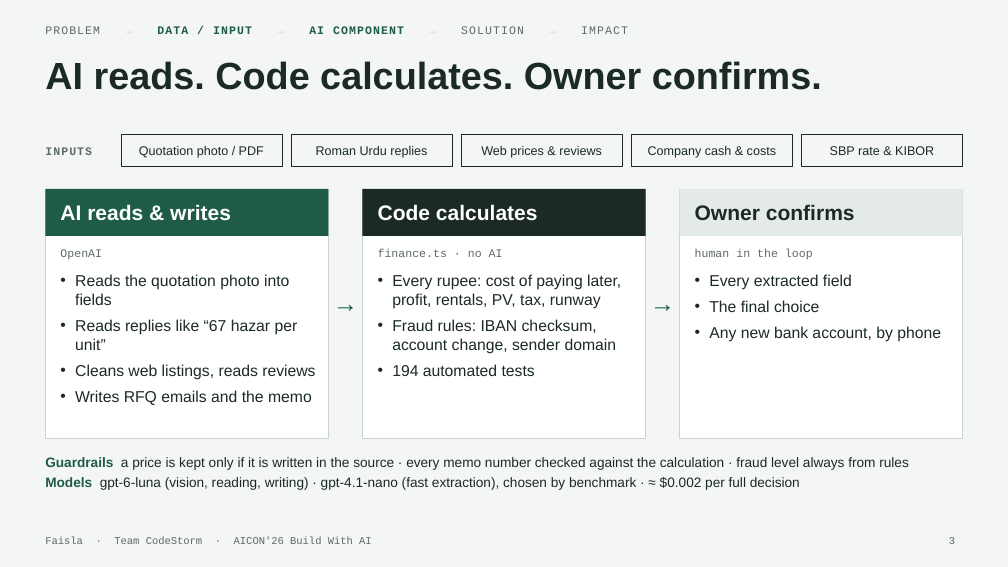
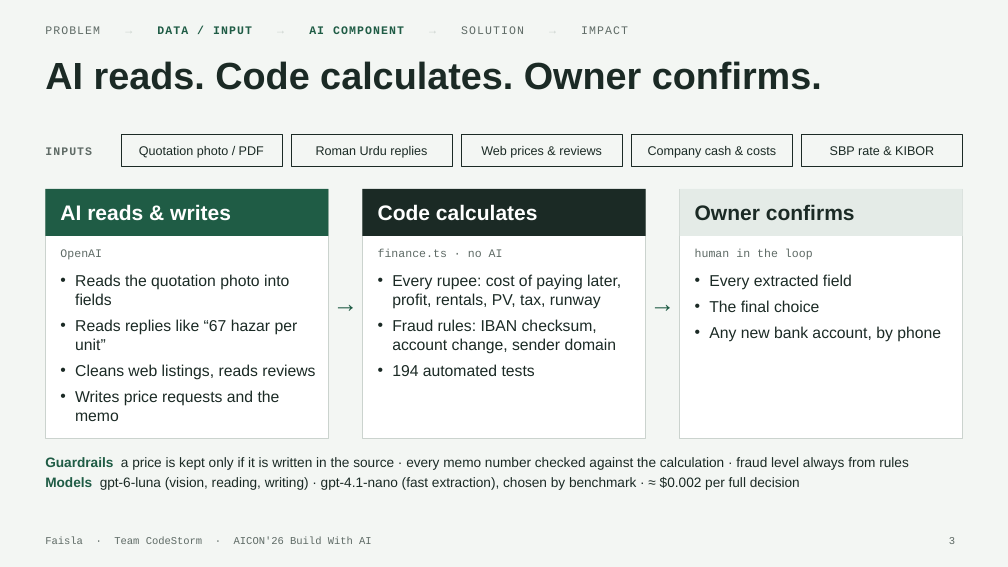
Before and after one commit to NotHamxa/faisla, a slide deck: slide 3 of docs/Faisla-Presentation.pptx. Drawn at 1008x567 pixels with LibreOffice and Linux fonts; fonts in the diff are those of the drawing. Boxes give left, top, right and bottom in pixels: in the first picture for what was removed or moved away, otherwise in the second. Text is boxed around its words. In the diff, an @@ line names an element or a change of style, - is before the commit and + after.

```diff
--- a/docs/Faisla-Presentation.pptx
+++ b/docs/Faisla-Presentation.pptx
@@ text at [75,390,280,421]: text changed @@
-• Writes RFQ emails and the memo
+• Writes price requests and the memo
```
Also in this commit, not shown: 2 other slides changed, 2 other files.
